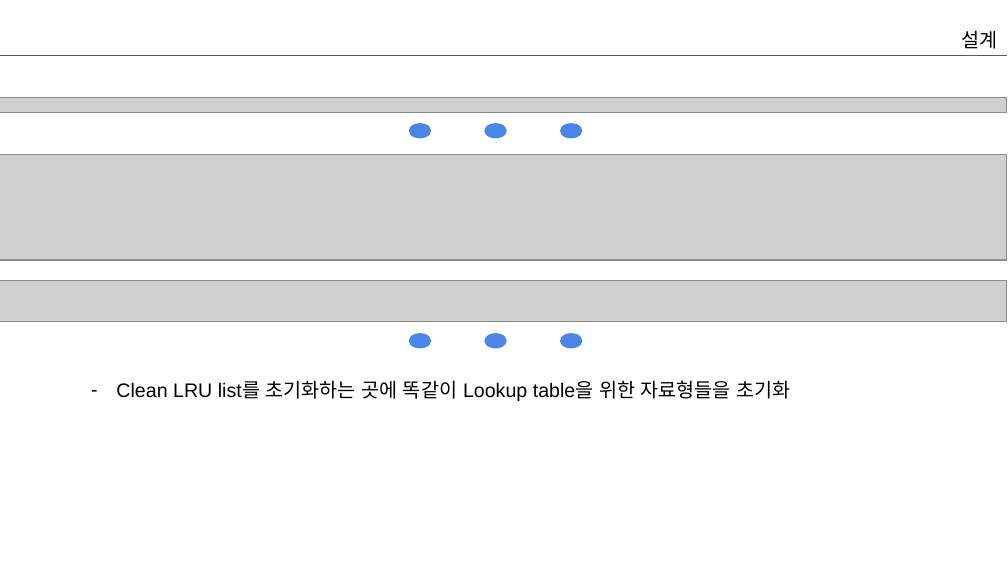
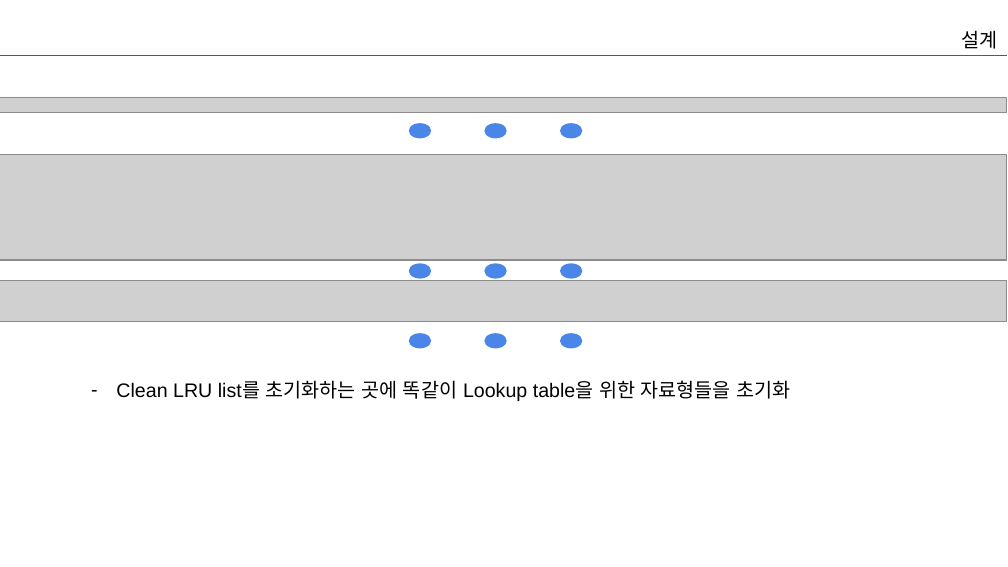
Before and after one commit to SKKU-2016-fall-db-programming/sqlite3-group3, a slide deck: slide 8 of bufferReplacement/Presentation_team3.pptx. Drawn at 1008x567 pixels with LibreOffice and Linux fonts; fonts in the diff are those of the drawing; grey boxes stand for pictures. Boxes give left, top, right and bottom in pixels: in the first picture for what was removed or moved away, otherwise in the second. Text is boxed around its words. In the diff, an @@ line names an element or a change of style, - is before the commit and + after.

Commit message:
modify pptx

```diff
--- a/bufferReplacement/Presentation_team3.pptx
+++ b/bufferReplacement/Presentation_team3.pptx
@@ ellipse added at box(409, 263, 431, 278), fill #4A86E8 @@
@@ ellipse added at box(485, 263, 507, 278), fill #4A86E8 @@
@@ ellipse added at box(560, 263, 583, 278), fill #4A86E8 @@
```
Also in this commit, not shown: 1 other slide changed.
